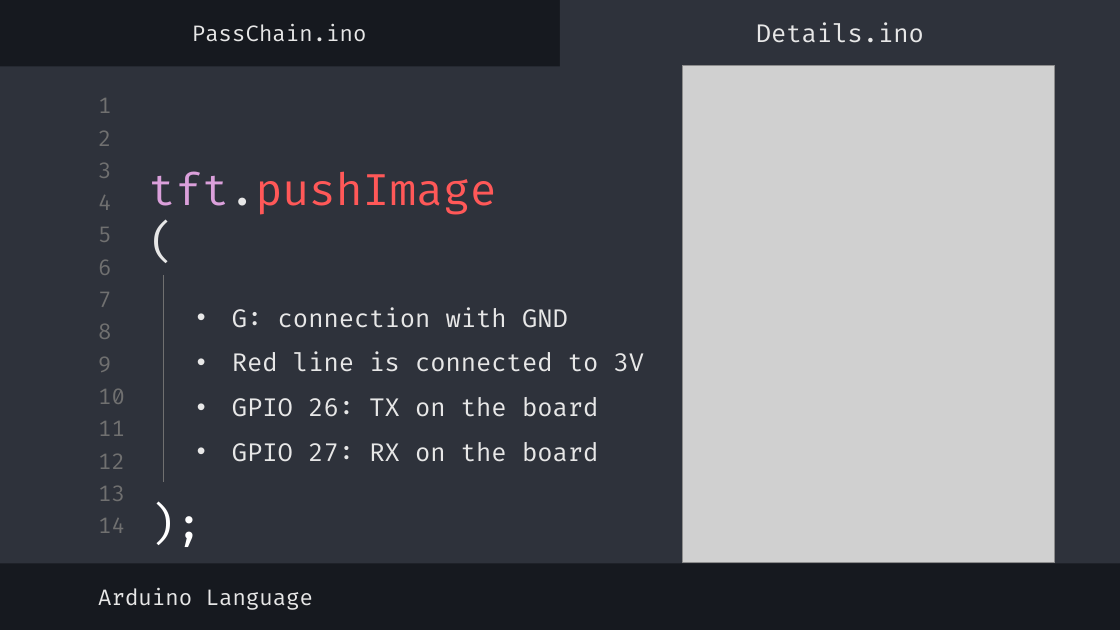
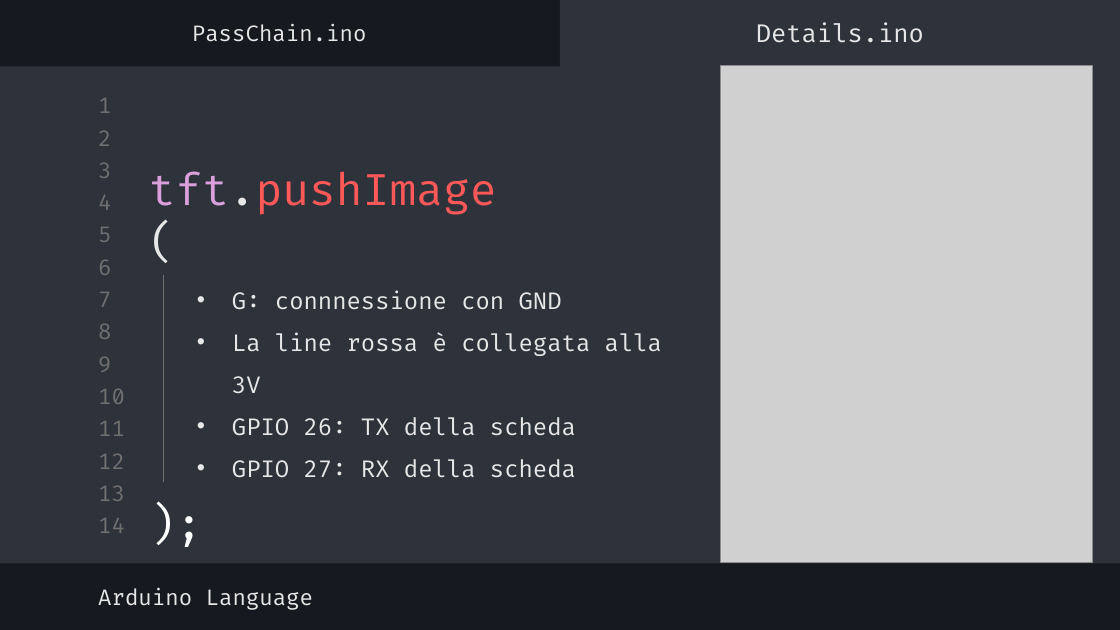
Before and after one commit to Alberto-00/PassChain-IoT, a slide deck: slide 16 of Documentazione/Presentazione/Presentazione.pptx. Drawn at 1120x630 pixels with LibreOffice and Linux fonts; fonts in the diff are those of the drawing; grey boxes stand for pictures. Boxes give left, top, right and bottom in pixels: in the first picture for what was removed or moved away, otherwise in the second. Text is boxed around its words. In the diff, an @@ line names an element or a change of style, - is before the commit and + after.

```diff
--- a/Documentazione/Presentazione/Presentazione.pptx
+++ b/Documentazione/Presentazione/Presentazione.pptx
@@ picture: place and size @@
-picture at bbox=[683, 66, 1055, 563]
+picture at bbox=[721, 66, 1093, 563]
@@ subtitle at bbox=[232, 290, 662, 478]: text changed; size 16 to 15 pt @@
-• G: connection with GND
-• Red line is connected to 3V
-• GPIO 26: TX on the board
-• GPIO 27: RX on the board
+• G: connnessione con GND
+• La line rossa è collegata alla 3V
+• GPIO 26: TX della scheda
+• GPIO 27: RX della scheda
```
Also in this commit, not shown: 29 other slides changed, 3 other files.
